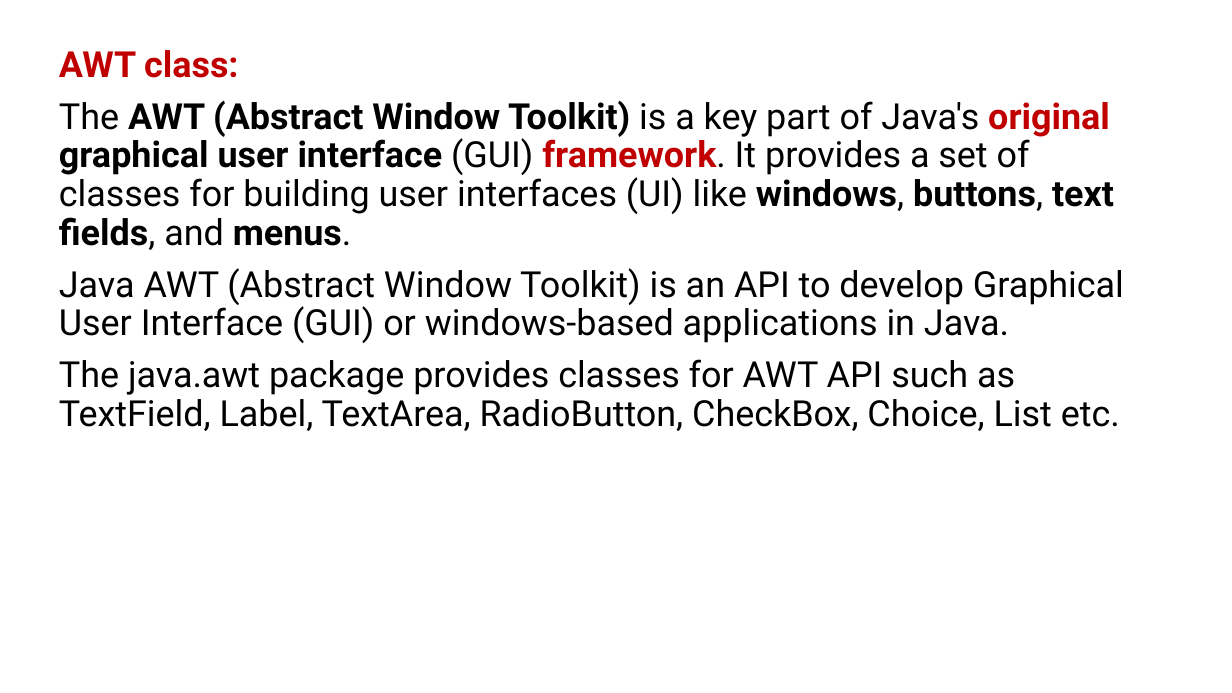
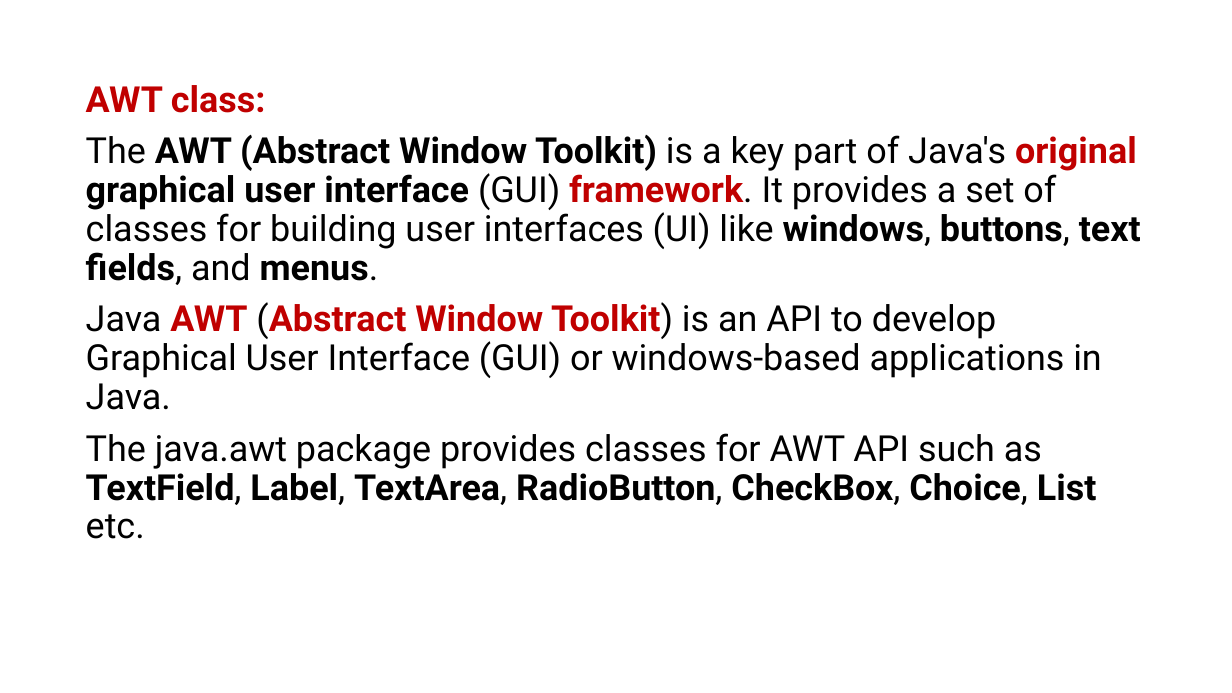
Before and after one commit to PRAMOD-VISHNU-NAIK/MCA-2nd-Sem-Shridevi-College, a slide deck: slide 4 of Theory Class-Notes/Complete Syllabus and Notes/Module-5 GUI and Applet.pptx (slide 3 before the commit). Drawn at 1232x693 pixels with LibreOffice and Linux fonts; fonts in the diff are those of the drawing. Boxes give left, top, right and bottom in pixels: in the first picture for what was removed or moved away, otherwise in the second. Text is boxed around its words. In the diff, an @@ line names an element or a change of style, - is before the commit and + after.

```diff
--- a/Theory Class-Notes/Complete Syllabus and Notes/Module-5 GUI and Applet.pptx
+++ b/Theory Class-Notes/Complete Syllabus and Notes/Module-5 GUI and Applet.pptx
@@ text "AWT class:": place and size @@
-text "AWT class:" at box(59, 50, 1124, 431)
+text "AWT class:" at box(86, 85, 1141, 539)
@@ text at box(86, 302, 1102, 539): text colour #000000 to #C00000 in "AWT (Abstract Window Toolkit)"; bold on in "AWT (Abstract Window Toolkit)", "TextField, Label, TextArea, RadioButton, CheckBox, Choice, L ..." @@
```
Also in this commit, not shown: 10 other slides changed, 16 slides added, 5 slides removed, 6 other files.
